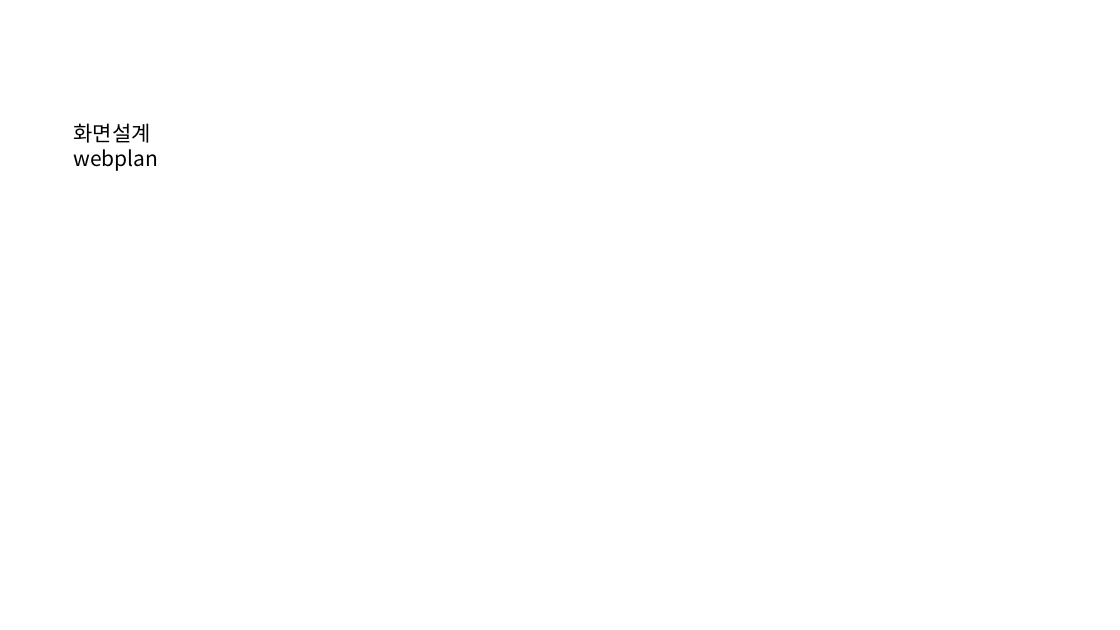
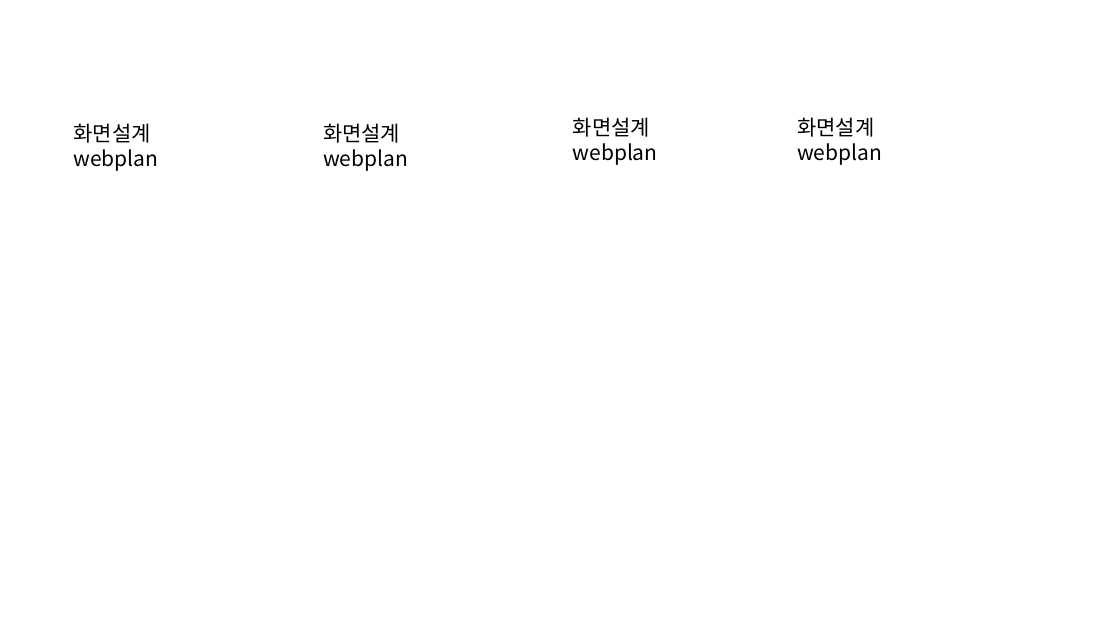
Before and after one commit to iamiandu/shoppingmall, a slide deck: slide 1 of 화면설계.pptx. Drawn at 1120x630 pixels with LibreOffice and Linux fonts; fonts in the diff are those of the drawing. Boxes give left, top, right and bottom in pixels: in the first picture for what was removed or moved away, otherwise in the second. Text is boxed around its words. In the diff, an @@ line names an element or a change of style, - is before the commit and + after.

Commit message:
[dev2] 화면설계기능 주석 추가

```diff
--- a/화면설계.pptx
+++ b/화면설계.pptx
@@ text added at bbox=[573, 117, 658, 165], 18 pt, text #000000 @@
+화면설계
+webplan
@@ text added at bbox=[797, 117, 882, 165], 18 pt, text #000000 @@
+화면설계
+webplan
@@ text added at bbox=[323, 123, 408, 171], 18 pt, text #000000 @@
+화면설계
+webplan
```
Also in this commit, not shown: 3 slides added.
